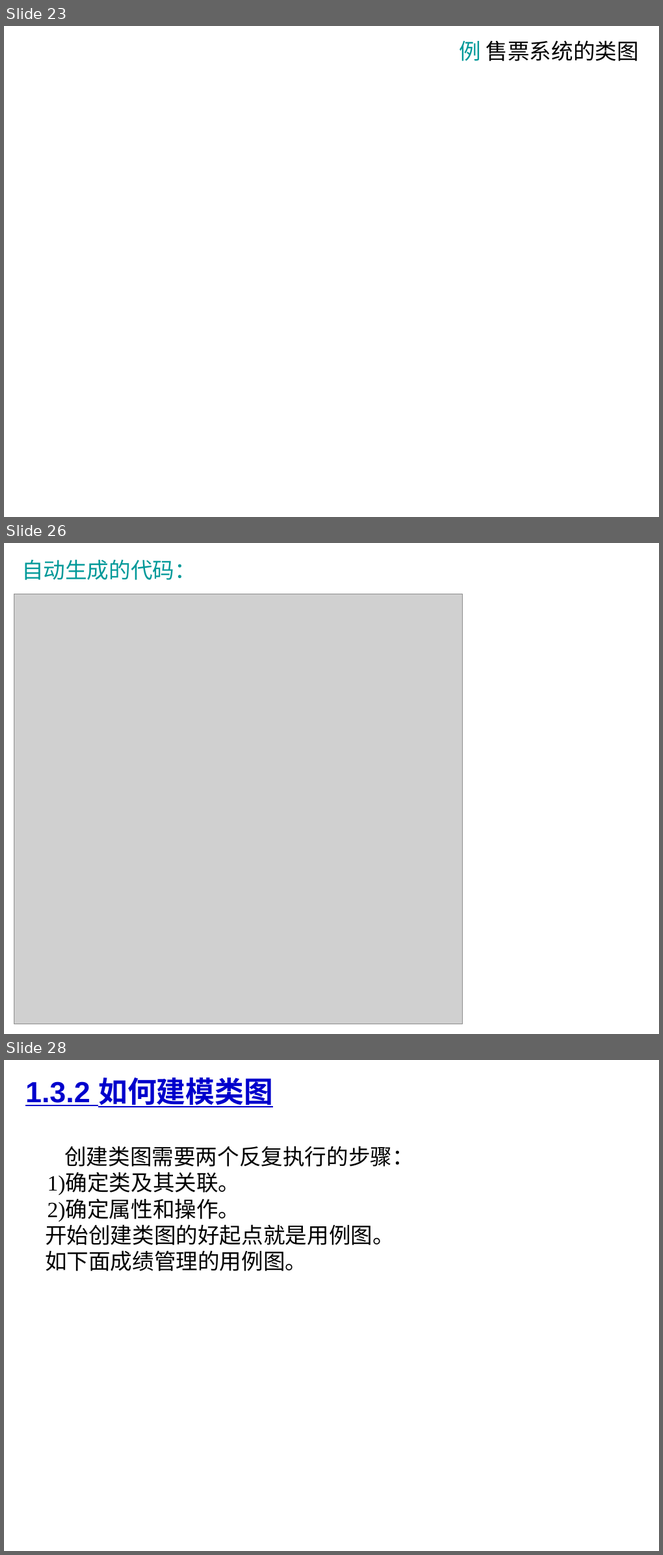
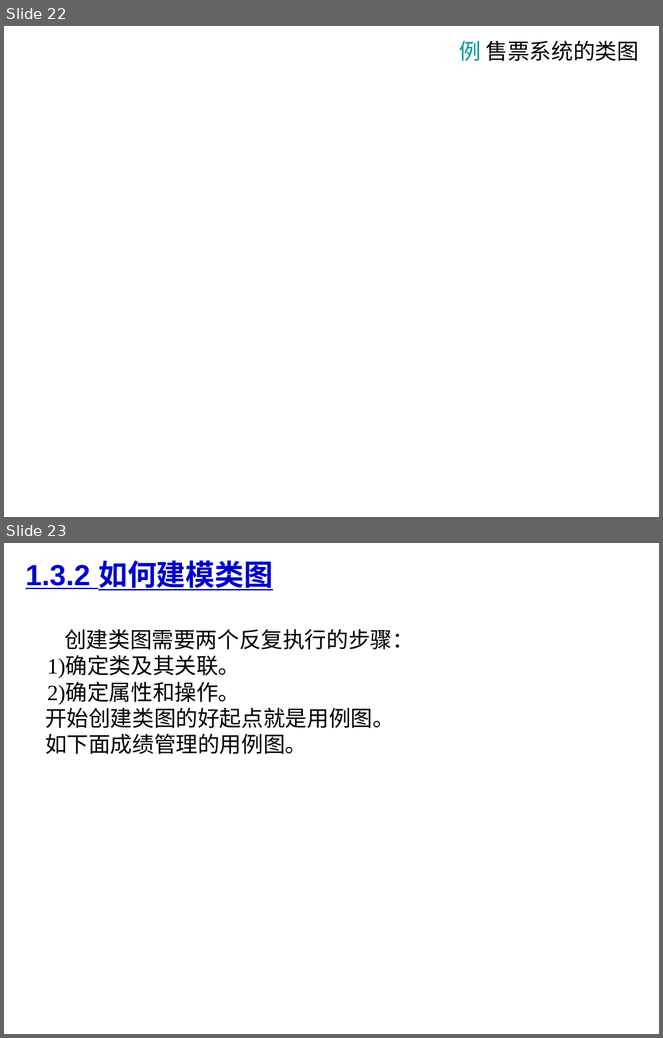
Before and after one commit to Zhangyucong0210/UML_DataBase, a slide deck: PPT/1.3类图.ppt. Shown one above the other, each under a label of ours: slides 23, 26 and 28 before the commit, slides 22 and 23 after it; the slides between them are not shown. The pictures are 663x1555 and 663x1038 pixels, drawn with LibreOffice and Linux fonts; fonts in the diff are those of the drawing; grey boxes stand for pictures; background and template pictures are left out. Boxes give left, top, right and bottom in pixels: in the first picture for what was removed or moved away, otherwise in the second. Text is boxed around its words. In the diff, an @@ line names an element or a change of style, - is before the commit and + after.

```diff
--- a/PPT/1.3类图.ppt
+++ b/PPT/1.3类图.ppt
@@ slide 26 removed at (x1=4, y1=543, x2=659, y2=1034), background #FFFFFF @@
@@ text removed at (x1=22, y1=559, x2=196, y2=580) @@
-自动生成的代码：
@@ picture removed at (x1=14, y1=594, x2=463, y2=1024) @@
@@ what was slide 23 is now slide 22 @@
@@ what was slide 28 is now slide 23 @@
```
Also in this commit, not shown: 1 slide changed, 4 other slides removed, 31 other files.
